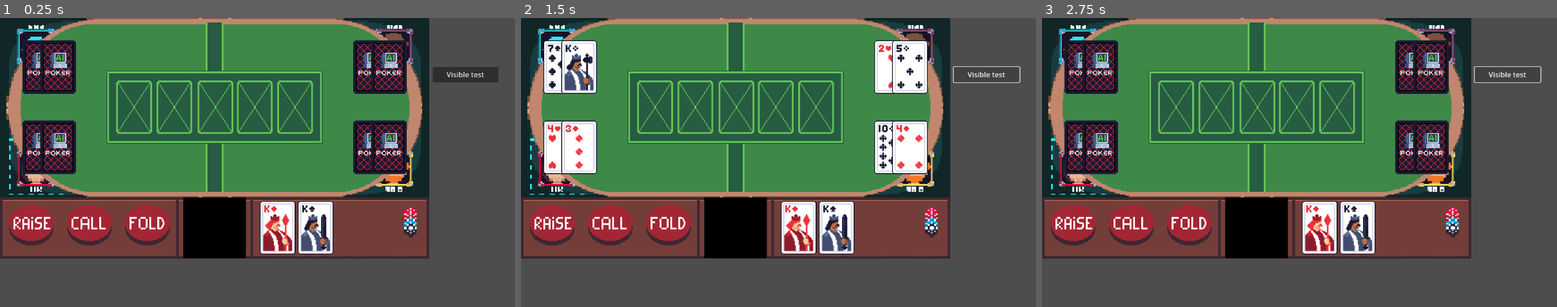
Above: before the commit, frames 1-3 (left to right).
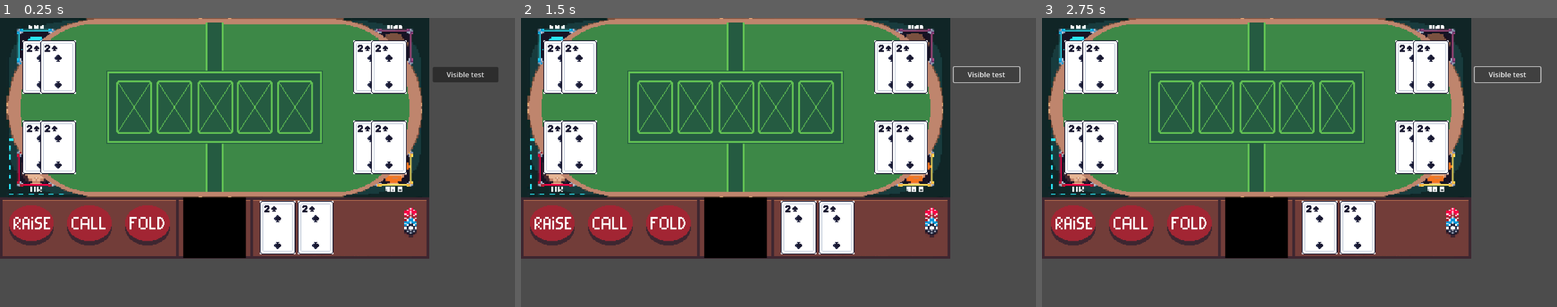
Above: after the commit, the same moments.

Repository: DrRGBaum/PokerAI
Game: Godot game, scene res://scenes/kevin_was_here.tscn
Same seed, same stepped clock (60 frames per second), same inputs: the game is played once before the commit and once after it.
Inputs:
- Up to frame 1 (0.25 s): no input
- Up to frame 2 (1.5 s): click "Visible test" at 0.5 s; click "Visible test" at 1.25 s
- Up to frame 3 (2.75 s): click "Visible test" at 2 s

The runs differ from the first frame. In frame 1, 8.0% of the frame differs, in the area x 4-79%, y 7-82%; in frame 2, 2.6%; in frame 3, 8.0%.
Error after the commit: Invalid assignment of property or key 'region_rect' with value of type 'Rect2' on a base object of type 'null instance'. (res://scenes/card.tscn::GDScript_f4ry…

Commit message:
shader fail

Diff:
--- a/project.godot
+++ b/project.godot
@@ -20,3 +20,4 @@
 textures/canvas_textures/default_texture_filter=0
 renderer/rendering_method="gl_compatibility"
 renderer/rendering_method.mobile="gl_compatibility"
+viewport/hdr_2d=true
--- /dev/null
+++ b/scenes/card.gdshader
@@ -0,0 +1,22 @@
+shader_type canvas_item;
+
+uniform vec4 line_color : source_color = vec4(1.0);
+uniform float line_thickness : hint_range(0, 10) = 1.0;
+
+const vec2 OFFSETS[8] = {
+	vec2(-1, -1), vec2(-1, 0), vec2(-1, 1), vec2(0, -1), vec2(0, 1),
+	vec2(1, -1), vec2(1, 0), vec2(1, 1)
+};
+
+void fragment() {
+	vec2 size = TEXTURE_PIXEL_SIZE * line_thickness;
+	float outline = 0.0;
+
+	for (int i = 0; i < OFFSETS.length(); i++) {
+		outline += texture(TEXTURE, UV + size * OFFSETS[i]).a;
+	}
+	outline = min(outline, 1.0);
+
+	vec4 color = texture(TEXTURE, UV);
+	COLOR = mix(color, line_color, outline - color.a);
+}
--- a/scenes/card.tscn
+++ b/scenes/card.tscn
@@ -1,6 +1,7 @@
-[gd_scene load_steps=3 format=3 uid="uid://okvdo5etcrma"]
+[gd_scene load_steps=7 format=3 uid="uid://okvdo5etcrma"]
 
 [ext_resource type="Texture2D" uid="uid://citrhexvms2yc" path="res://assets/PixelCards.png" id="1_3jy3d"]
+[ext_resource type="Shader" path="res://scenes/card.gdshader" id="1_ficyj"]
 
 [sub_resource type="GDScript" id="GDScript_f4ry0"]
 script/source = "extends Node2D
@@ -39,11 +40,32 @@
 	pass
 "
 
+[sub_resource type="ShaderMaterial" id="ShaderMaterial_s5c4f"]
+shader = ExtResource("1_ficyj")
+shader_parameter/line_color = Color(1, 1, 1, 1)
+shader_parameter/line_thickness = 1.0
+
+[sub_resource type="RectangleShape2D" id="RectangleShape2D_8n71y"]
+size = Vector2(96, 134)
+
+[sub_resource type="ShaderMaterial" id="ShaderMaterial_lel7d"]
+shader = ExtResource("1_ficyj")
+shader_parameter/line_color = Color(1, 1, 1, 1)
+shader_parameter/line_thickness = 1.0
+
 [node name="card" type="Node2D"]
 position = Vector2(40, 60)
 script = SubResource("GDScript_f4ry0")
 
-[node name="PixelPokerTest" type="Sprite2D" parent="."]
+[node name="Area2D" type="Area2D" parent="."]
+
+[node name="CollisionShape2D" type="CollisionShape2D" parent="Area2D"]
+material = SubResource("ShaderMaterial_s5c4f")
+shape = SubResource("RectangleShape2D_8n71y")
+disabled = true
+
+[node name="PixelPokerTest" type="Sprite2D" parent="Area2D/CollisionShape2D"]
+material = SubResource("ShaderMaterial_lel7d")
 scale = Vector2(2, 2)
 texture = ExtResource("1_3jy3d")
 region_enabled = true
